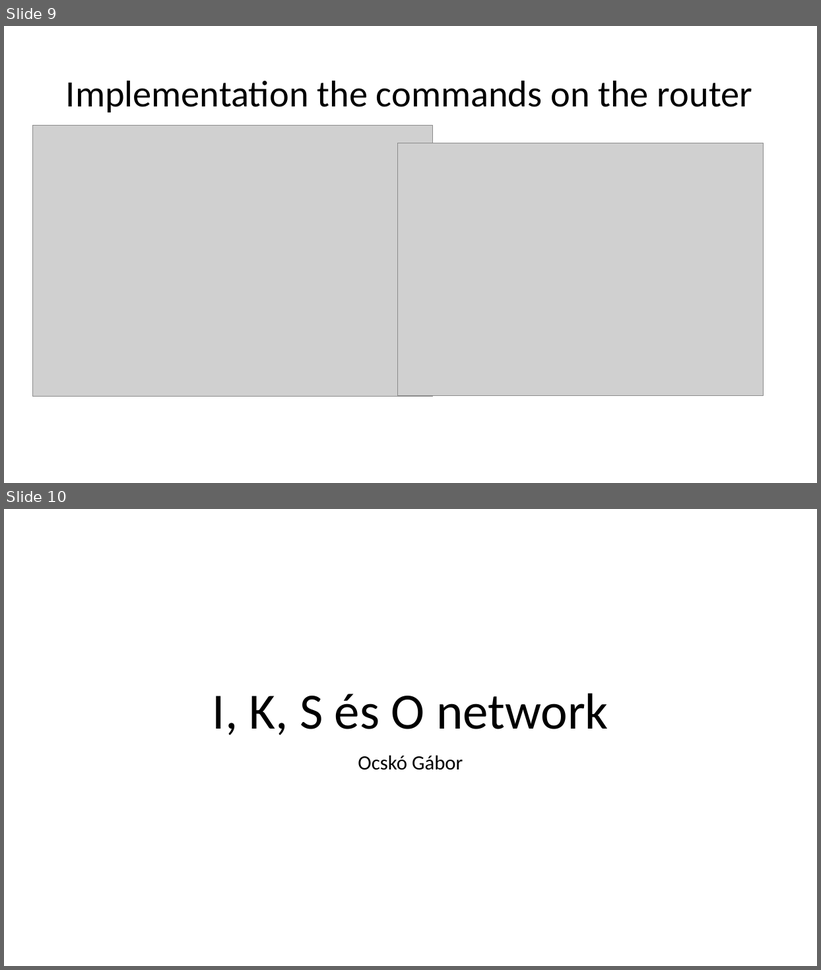
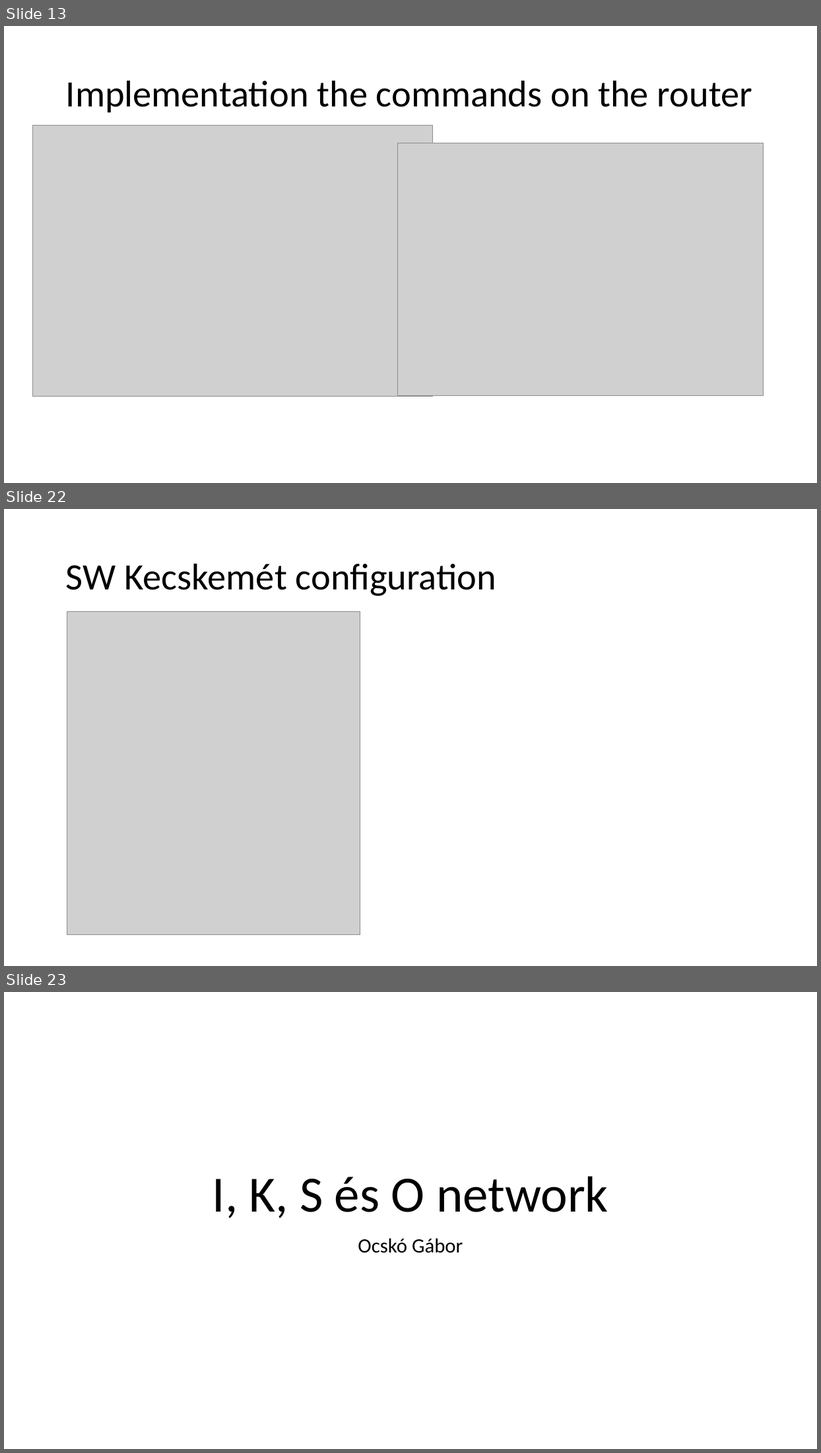
Before and after one commit to I-Izumi/School-project-network, a slide deck: Prezentációk/Projekt_English.pptx. Shown one above the other, each under a label of ours: slides 9 and 10 before the commit, slides 13, 22 and 23 after it; the slides between them are not shown. The pictures are 821x970 and 821x1453 pixels, drawn with LibreOffice and Linux fonts; fonts in the diff are those of the drawing; grey boxes stand for pictures. Boxes give left, top, right and bottom in pixels: in the first picture for what was removed or moved away, otherwise in the second. Text is boxed around its words. In the diff, an @@ line names an element or a change of style, - is before the commit and + after.

```diff
--- a/Prezentációk/Projekt_English.pptx
+++ b/Prezentációk/Projekt_English.pptx
@@ slide 22 added at [4, 509, 817, 966], background #FFFFFF @@
@@ title added at [66, 563, 496, 596], 44 pt, text #000000 @@
+SW Kecskemét configuration
@@ picture added at [67, 612, 360, 935] @@
@@ what was slide 9 is now slide 13 @@
@@ what was slide 10 is now slide 23 @@
```
Also in this commit, not shown: 1 slide changed, 12 other slides added, 1 other file.
